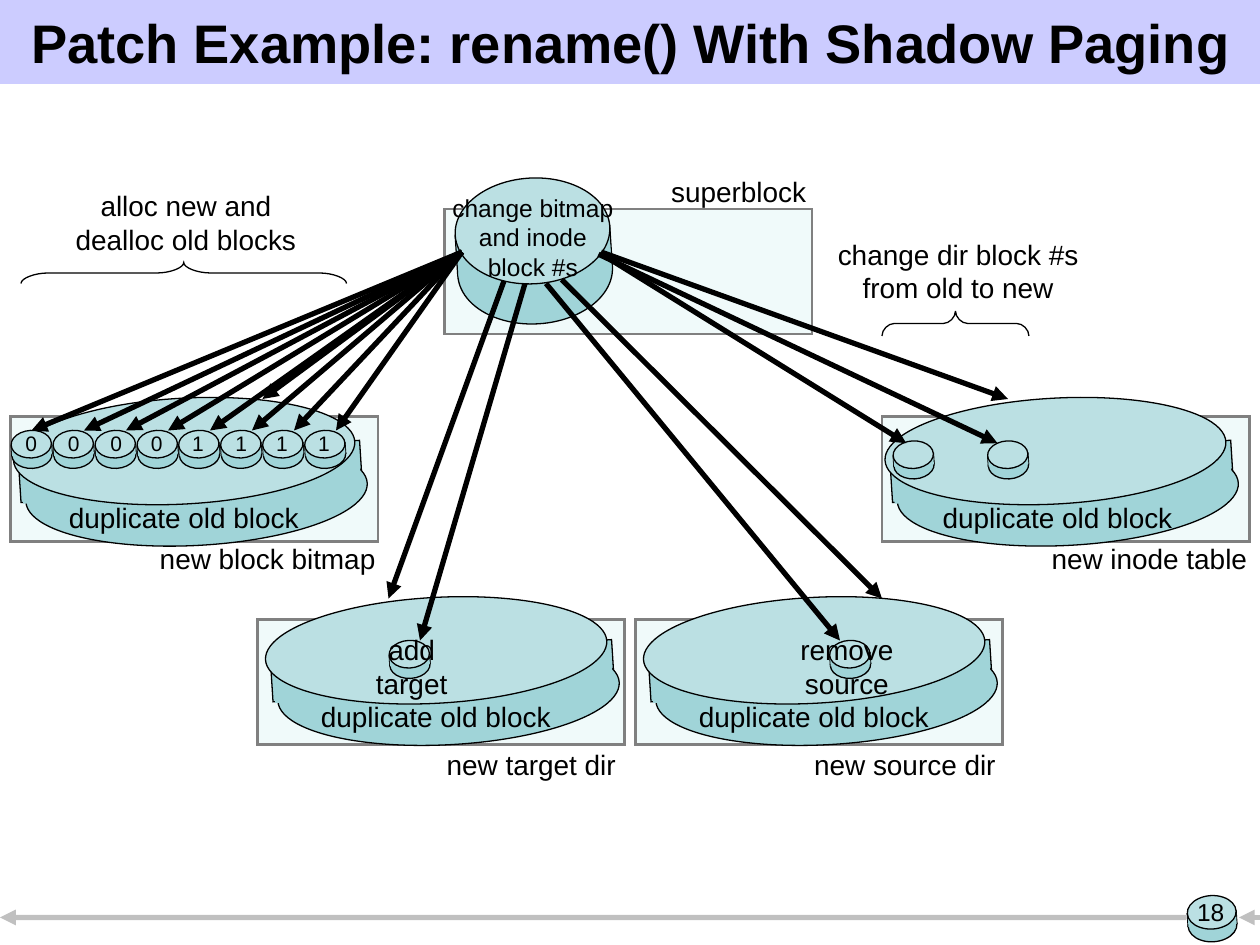
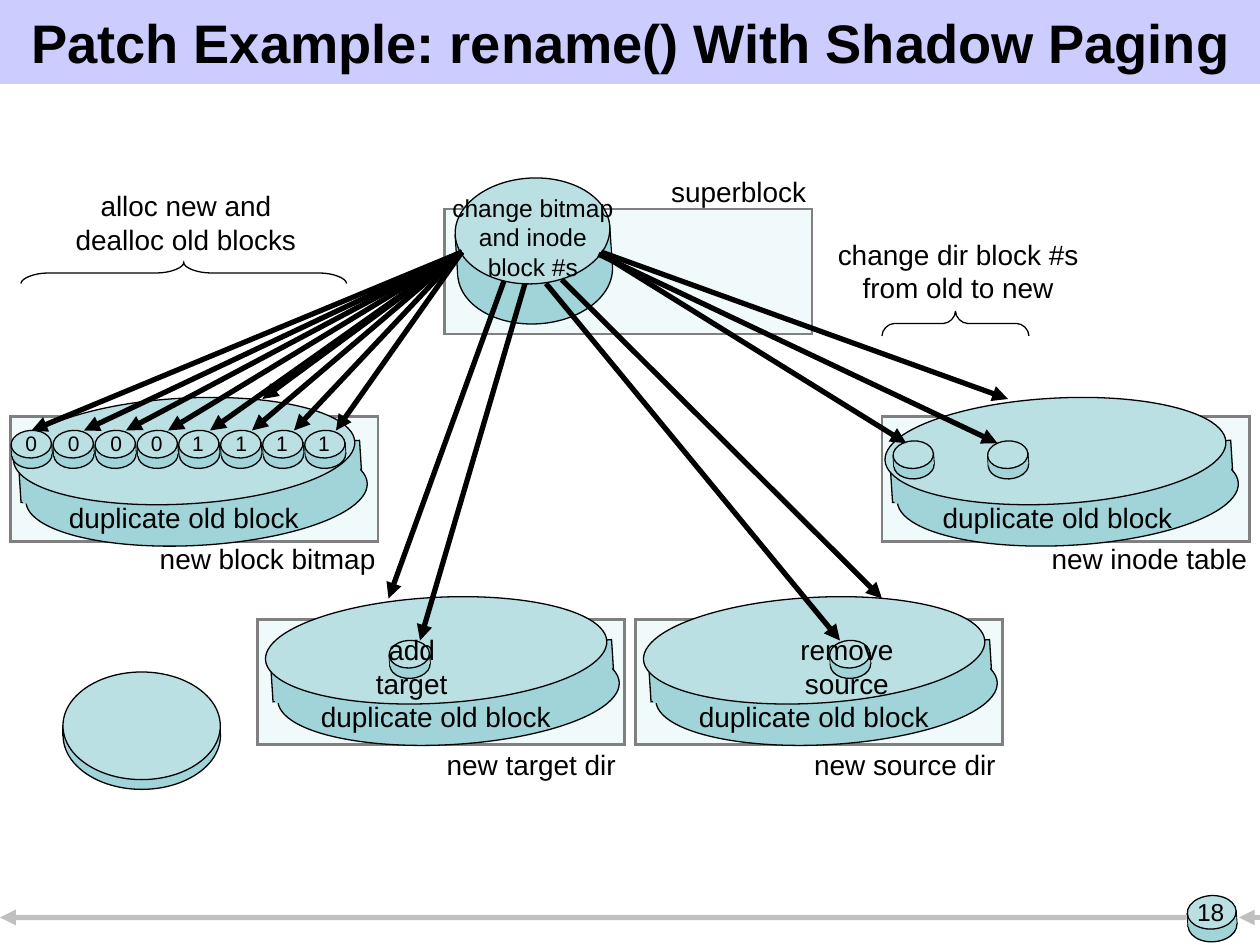
Before and after one commit to ucla-readable/fstitch-doc, a slide deck: slide 18 of sosp/pres.ppt. Drawn at 1260x945 pixels with LibreOffice and Linux fonts; fonts in the diff are those of the drawing. Boxes give left, top, right and bottom in pixels: in the first picture for what was removed or moved away, otherwise in the second. Text is boxed around its words. In the diff, an @@ line names an element or a change of style, - is before the commit and + after.

Commit message:
Use less disk like patch figures (not as tall) and that are aspect-correct. Updating every patch was not exciting.

```diff
--- a/sosp/pres.ppt
+++ b/sosp/pres.ppt
@@ group added at (63,672,220,789): 2 rectangles, 2 ellipses @@
```
Also in this commit, not shown: 17 other slides changed, 1 slide added, 2 slides removed.
